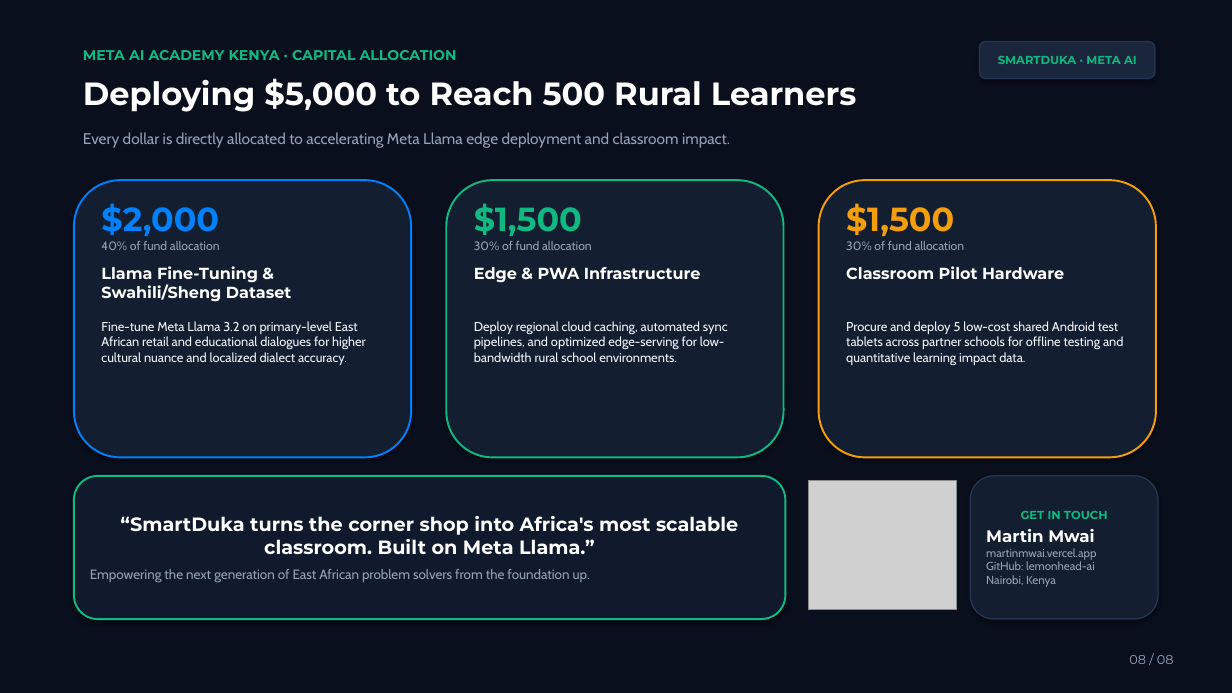
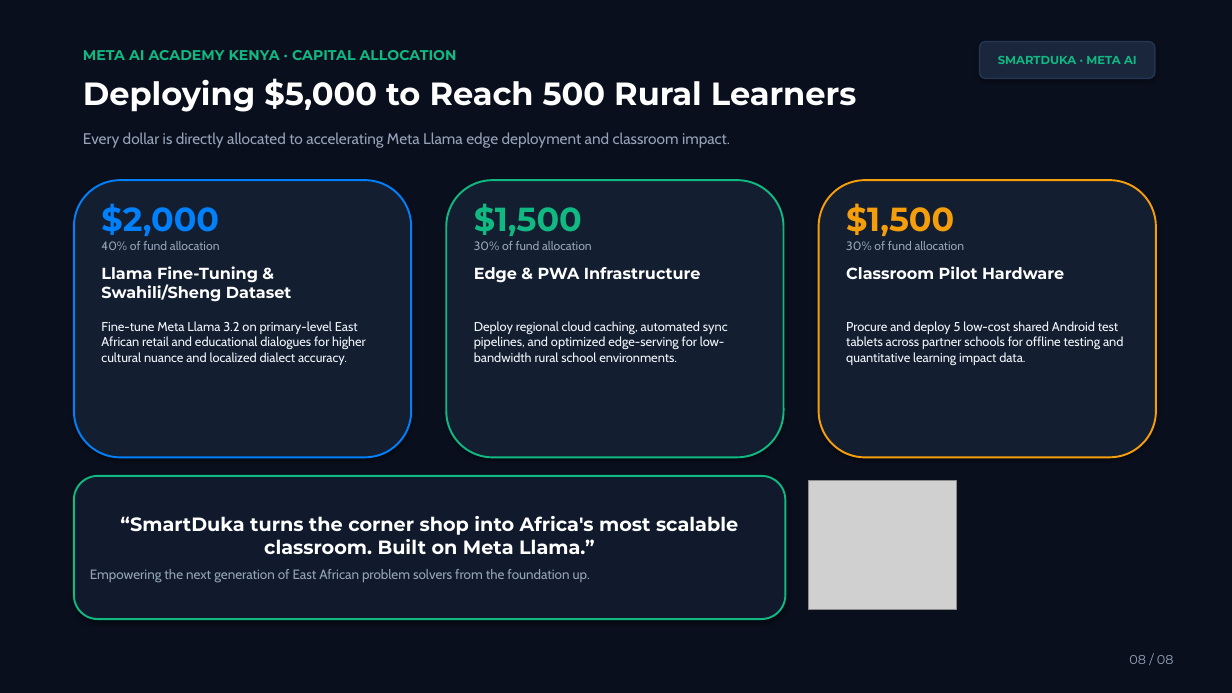
Before and after one commit to lemonhead-ai/SmartDuka, a slide deck: slide 8 of assets/pitch-deck/SmartDuka_Pitchdeck.pptx. Drawn at 1232x693 pixels with LibreOffice and Linux fonts; fonts in the diff are those of the drawing; grey boxes stand for pictures. Boxes give left, top, right and bottom in pixels: in the first picture for what was removed or moved away, otherwise in the second. Text is boxed around its words. In the diff, an @@ line names an element or a change of style, - is before the commit and + after.

```diff
--- a/assets/pitch-deck/SmartDuka_Pitchdeck.pptx
+++ b/assets/pitch-deck/SmartDuka_Pitchdeck.pptx
@@ rounded rectangle removed at box(970, 476, 1158, 619) @@
-GET IN TOUCH
-Martin Mwai
-martinmwai.vercel.app
-GitHub: lemonhead-ai
-Nairobi, Kenya
```
Also in this commit, not shown: 1 other slide changed, 3 other files.
